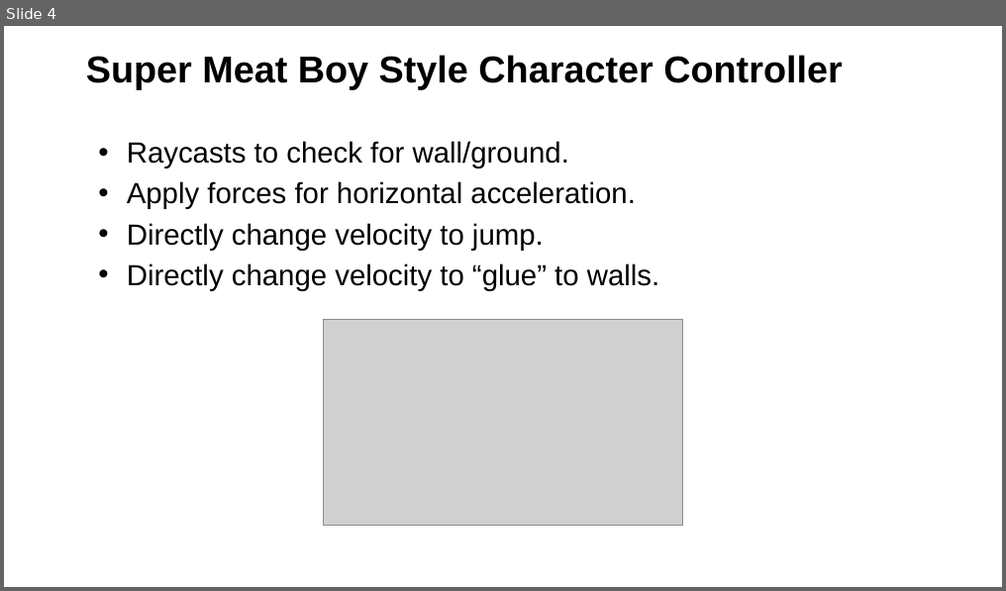
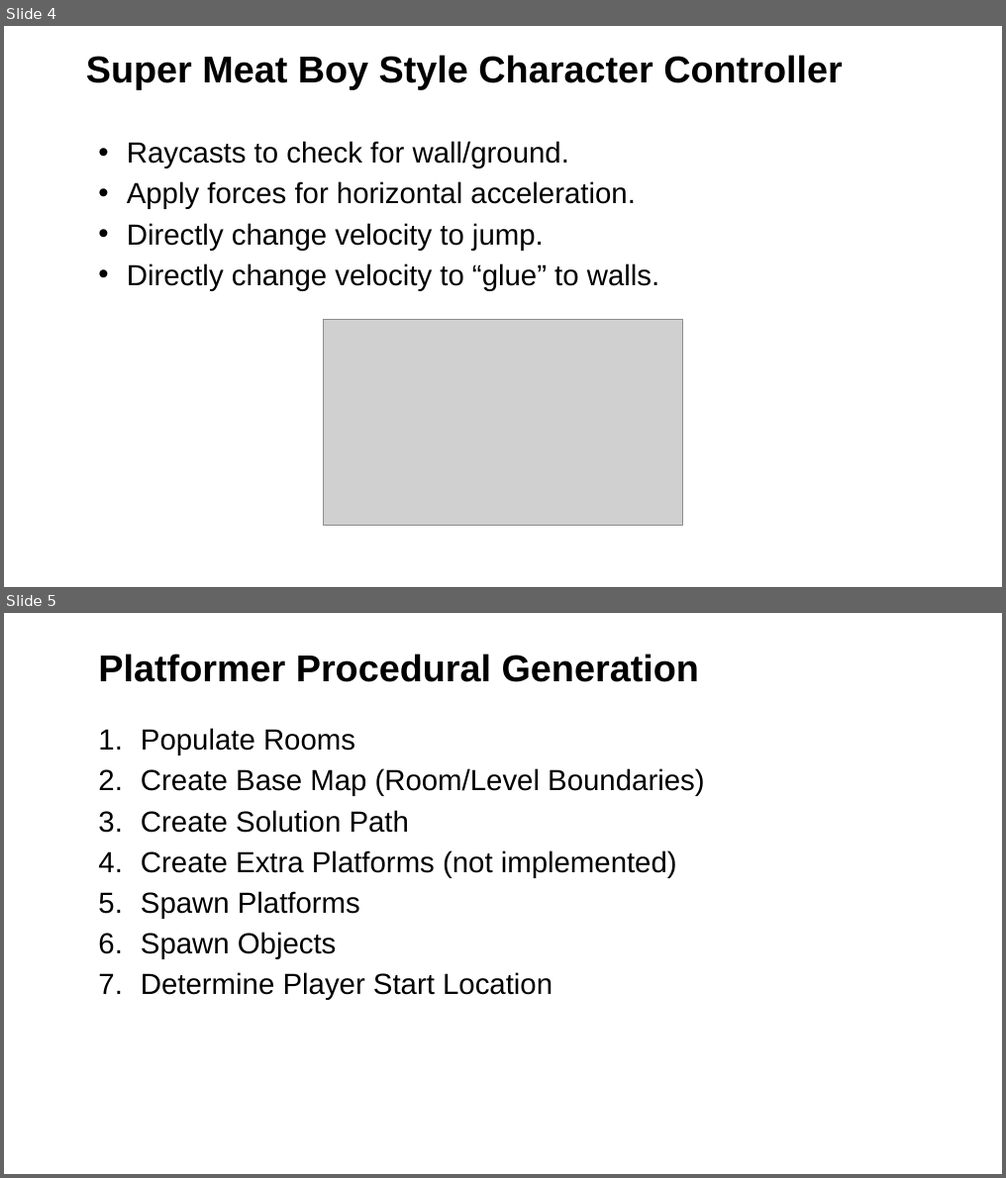
Before and after one commit to Squirrelbear/Unity2DPlatformerWorkshop, a slide deck: Lecture2.pptx. Shown one above the other, each under a label of ours: slide 4 before the commit, slides 4 and 5 after it. The pictures are 1006x591 and 1006x1178 pixels, drawn with LibreOffice and Linux fonts; fonts in the diff are those of the drawing; grey boxes stand for pictures; background and template pictures are left out. Boxes give left, top, right and bottom in pixels: in the first picture for what was removed or moved away, otherwise in the second. Text is boxed around its words. In the diff, an @@ line names an element or a change of style, - is before the commit and + after.

```diff
--- a/Lecture2.pptx
+++ b/Lecture2.pptx
@@ slide 5 added at <box>4,613,1002,1174</box>, background picture (left out) @@
@@ text added at <box>98,654,699,682</box>, 36 pt, text #000000, bold @@
+Platformer Procedural Generation
@@ text added at <box>141,728,704,1000</box>, 28 pt, text #000000 @@
+1. Populate Rooms
+2. Create Base Map (Room/Level Boundaries)
+3. Create Solution Path
+4. Create Extra Platforms (not implemented)
+5. Spawn Platforms
+6. Spawn Objects
+7. Determine Player Start Location
```
Also in this commit, not shown: 1 slide changed, 5 other slides added, 4 other files.
